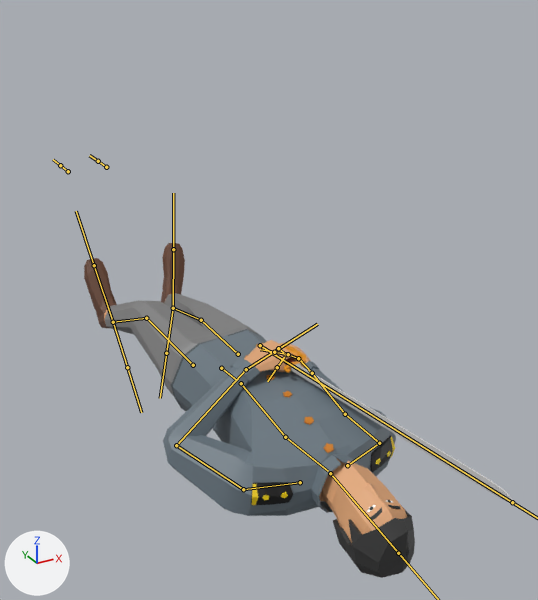
A saved change to the FBX model Assets/OutsideAssets/Characters/Special Heroes/Del Pilar/DelPilar.fbx.
Camera for both pictures: a 50 mm lens placed at (-2.1, -5.87, 3.07), pointed at (0.38, -1.35, 0.81). The lights are fixed; the arrows at lower left show +X, +Y and +Z. Both versions are drawn at frame 25 of the action 'Death'; the numbers are the values there. The bones that bend it are drawn over the model as lines.

Objects in the first picture: 'Char'.
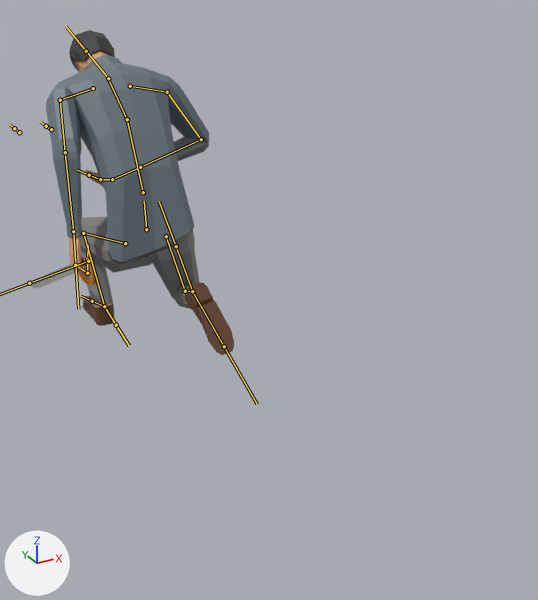
Boxes [x1, y1, x2, y2] around the edits, measured in the pictures (538 x 600 px):
'Char', posed (53% narrower): before [84, 243, 517, 578]; after [29, 30, 234, 355]
bone 'Pelvis', root to tip: before (221, 368) to (236, 380); after (146, 229) to (144, 201)
bone 'Spine1', root to tip: before (241, 383) to (285, 437); after (143, 192) to (127, 119)
bone 'Spine2', root to tip: before (285, 437) to (328, 471); after (127, 119) to (109, 80)
bone 'Head', root to tip: before (330, 473) to (398, 553); after (108, 78) to (86, 51)
bone 'Shoulder.L', root to tip: before (300, 482) to (243, 489); after (93, 88) to (60, 100)
bone 'UpperArm.L', root to tip: before (243, 489) to (176, 445); after (60, 100) to (65, 152)
bone 'LowerArm.L', root to tip: before (176, 445) to (246, 369); after (65, 152) to (73, 231)
bone 'Hand.L', root to tip: before (246, 369) to (317, 324); after (73, 231) to (78, 309)
bone 'Shoulder.R', root to tip: before (347, 465) to (379, 443); after (130, 86) to (167, 92)
bone 'UpperArm.R', root to tip: before (379, 443) to (345, 414); after (167, 92) to (201, 139)
bone 'LowerArm.R', root to tip: before (345, 414) to (312, 373); after (201, 139) to (140, 167)
bone 'UpperLeg.L', root to tip: before (193, 365) to (146, 318); after (125, 243) to (83, 233)
bone 'LowerLeg.L', root to tip: before (146, 318) to (113, 322); after (83, 233) to (104, 306)
bone 'Foot.L', root to tip: before (113, 322) to (94, 265); after (104, 306) to (92, 301)
bone 'UpperLeg.R', root to tip: before (238, 354) to (201, 320); after (166, 236) to (185, 291)
bone 'LowerLeg.R', root to tip: before (201, 320) to (173, 308); after (185, 291) to (192, 291)
bone 'Foot.R', root to tip: before (173, 308) to (173, 249); after (192, 291) to (224, 346)

Diff of the bpy script that builds the scene:
```diff
--- a/Assets/OutsideAssets/Characters/Special Heroes/Del Pilar/DelPilar.fbx.py
+++ b/Assets/OutsideAssets/Characters/Special Heroes/Del Pilar/DelPilar.fbx.py
@@ bone_pelvis @@
 bone_pelvis = bpy.data.objects['Armature'].pose.bones['Pelvis']
-bone_pelvis.location = (0.0, -1.63, -1.406)
-bone_pelvis.rotation_quaternion = (0.716, -0.698, 0.0, 0.0)  # degrees (-89, 0, 0)
+bone_pelvis.location = (0.0, -0.862, 0.057)
+bone_pelvis.rotation_quaternion = (1.0, 0.0, 0.0, 0.0)  # degrees (0, 0, 0)
@@ bone_spine1 @@
 bone_spine1 = bpy.data.objects['Armature'].pose.bones['Spine1']  # child of 'Pelvis'
-bone_spine1.rotation_quaternion = (1.0, 0.0, 0.0, 0.0)  # degrees (0, 0, 0)
+bone_spine1.rotation_quaternion = (0.955, 0.295, 0.0, 0.0)  # degrees (34, 0, 0)
@@ bone_spine2 @@
 bone_spine2 = bpy.data.objects['Armature'].pose.bones['Spine2']  # child of 'Spine1'
-bone_spine2.rotation_quaternion = (1.0, 0.0, 0.0, 0.0)  # degrees (0, 0, 0)
+bone_spine2.rotation_quaternion = (0.989, 0.15, 0.0, 0.0)  # degrees (17, 0, 0)
@@ bone_head @@
 bone_head = bpy.data.objects['Armature'].pose.bones['Head']  # child of 'Spine2'
-bone_head.rotation_quaternion = (0.997, -0.074, 0.0, 0.0)  # degrees (-8, 0, 0)
+bone_head.rotation_quaternion = (0.981, 0.192, 0.0, 0.0)  # degrees (22, 0, 0)
@@ bone_shoulder_l @@
 bone_shoulder_l = bpy.data.objects['Armature'].pose.bones['Shoulder.L']  # child of 'Spine2'
-bone_shoulder_l.location = (0.0, 0.0, 0.0)
+bone_shoulder_l.location = (0.032, 0.01, 0.05)
@@ bone_upperarm_l @@
 bone_upperarm_l = bpy.data.objects['Armature'].pose.bones['UpperArm.L']  # child of 'Shoulder.L'
-bone_upperarm_l.rotation_quaternion = (0.885, 0.149, 0.188, -0.399)  # degrees (7, 27, -47)
+bone_upperarm_l.rotation_quaternion = (0.85, 0.0, -0.04, -0.525)  # degrees (2, -4, -63)
@@ bone_lowerarm_l @@
 bone_lowerarm_l = bpy.data.objects['Armature'].pose.bones['LowerArm.L']  # child of 'UpperArm.L'
-bone_lowerarm_l.rotation_quaternion = (0.689, 0.662, 0.047, -0.291)  # degrees (82, 27, -22)
+bone_lowerarm_l.rotation_quaternion = (0.939, 0.291, -0.155, -0.098)  # degrees (36, -14, -16)
@@ bone_hand_l @@
 bone_hand_l = bpy.data.objects['Armature'].pose.bones['Hand.L']  # child of 'LowerArm.L'
-bone_hand_l.rotation_quaternion = (0.977, 0.025, 0.15, -0.149)  # degrees (0, 17, -17)
+bone_hand_l.rotation_quaternion = (0.987, -0.096, 0.105, 0.072)  # degrees (-10, 13, 7)
@@ bone_shoulder_r @@
 bone_shoulder_r = bpy.data.objects['Armature'].pose.bones['Shoulder.R']  # child of 'Spine2'
-bone_shoulder_r.location = (0.0, 0.0, 0.0)
+bone_shoulder_r.location = (-0.032, 0.01, 0.05)
@@ bone_upperarm_r @@
 bone_upperarm_r = bpy.data.objects['Armature'].pose.bones['UpperArm.R']  # child of 'Shoulder.R'
-bone_upperarm_r.rotation_quaternion = (0.844, -0.093, -0.043, 0.527)  # degrees (-12, 1, 64)
+bone_upperarm_r.rotation_quaternion = (0.9, 0.223, 0.238, 0.29)  # degrees (34, 17, 41)
@@ bone_lowerarm_r @@
 bone_lowerarm_r = bpy.data.objects['Armature'].pose.bones['LowerArm.R']  # child of 'UpperArm.R'
-bone_lowerarm_r.rotation_quaternion = (0.998, 0.061, 0.012, -0.001)  # degrees (7, 1, 0)
+bone_lowerarm_r.rotation_quaternion = (0.597, 0.197, -0.039, 0.777)  # degrees (11, -21, 103)
@@ bone_upperleg_l @@
 bone_upperleg_l = bpy.data.objects['Armature'].pose.bones['UpperLeg.L']  # child of 'Pelvis'
-bone_upperleg_l.rotation_quaternion = (0.99, 0.051, 0.125, 0.04)  # degrees (7, 14, 5)
+bone_upperleg_l.rotation_quaternion = (0.76, 0.628, 0.039, 0.166)  # degrees (78, -9, 18)
@@ bone_lowerleg_l @@
 bone_lowerleg_l = bpy.data.objects['Armature'].pose.bones['LowerLeg.L']  # child of 'UpperLeg.L'
-bone_lowerleg_l.rotation_quaternion = (0.985, -0.167, 0.0, -0.031)  # degrees (-19, -1, -4)
+bone_lowerleg_l.rotation_quaternion = (0.57, -0.808, 0.0, -0.151)  # degrees (-108, -14, -10)
@@ bone_foot_l @@
 bone_foot_l = bpy.data.objects['Armature'].pose.bones['Foot.L']  # child of 'LowerLeg.L'
-bone_foot_l.rotation_quaternion = (0.986, -0.11, -0.092, 0.079)  # degrees (-14, -9, 10)
+bone_foot_l.rotation_quaternion = (0.964, 0.263, -0.002, -0.041)  # degrees (30, 1, -5)
@@ bone_upperleg_r @@
 bone_upperleg_r = bpy.data.objects['Armature'].pose.bones['UpperLeg.R']  # child of 'Pelvis'
-bone_upperleg_r.rotation_quaternion = (0.998, -0.03, -0.051, -0.014)  # degrees (-3, -6, -1)
+bone_upperleg_r.rotation_quaternion = (0.969, 0.169, -0.044, -0.173)  # degrees (20, -2, -21)
@@ bone_lowerleg_r @@
 bone_lowerleg_r = bpy.data.objects['Armature'].pose.bones['LowerLeg.R']  # child of 'UpperLeg.R'
-bone_lowerleg_r.rotation_quaternion = (1.0, 0.0, 0.0, 0.0)  # degrees (0, 0, 0)
+bone_lowerleg_r.rotation_quaternion = (0.446, -0.88, 0.0, 0.164)  # degrees (-125, 17, 9)
@@ bone_foot_r @@
 bone_foot_r = bpy.data.objects['Armature'].pose.bones['Foot.R']  # child of 'LowerLeg.R'
-bone_foot_r.rotation_quaternion = (0.98, -0.122, 0.033, -0.153)  # degrees (-14, 2, -18)
+bone_foot_r.rotation_quaternion = (0.979, -0.175, -0.075, -0.074)  # degrees (-20, -10, -7)
```
